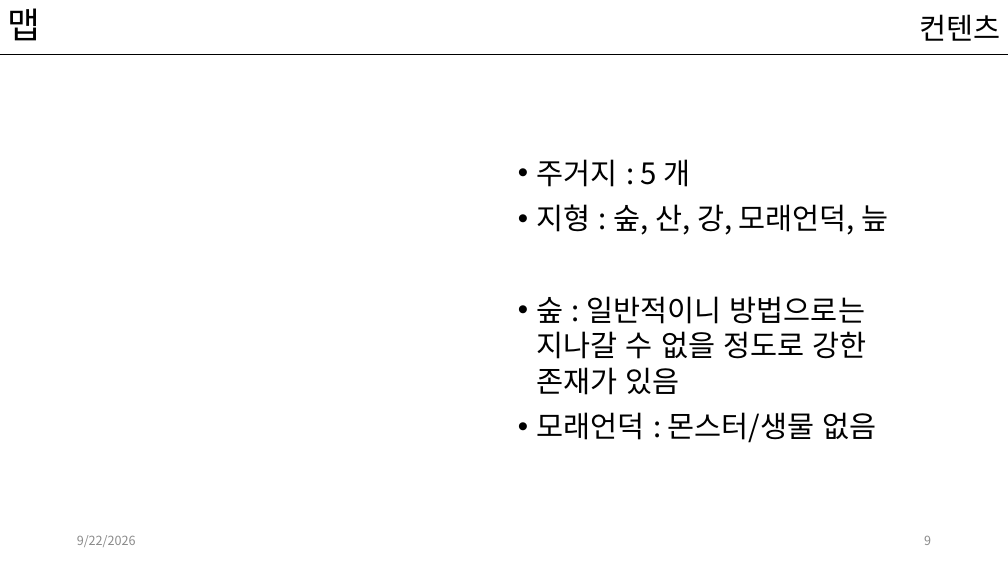
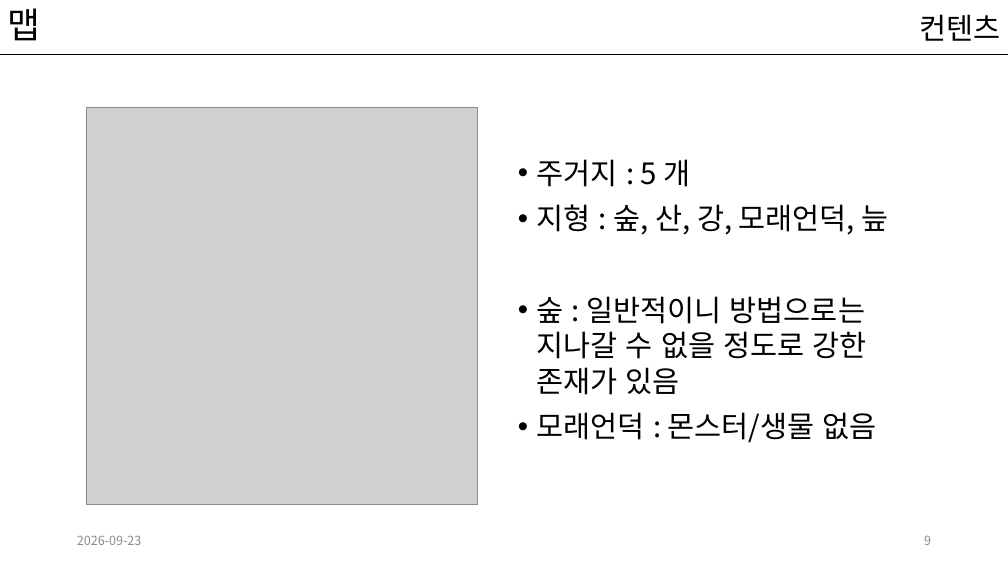
Before and after one commit to kwakyerin/2026_Graduation_Project, a slide deck: slide 9 of documents/HyunahKwon/design/designing/for_pro_pt/배트와 달트_평가pt.pptx. Drawn at 1008x567 pixels with LibreOffice and Linux fonts; fonts in the diff are those of the drawing; grey boxes stand for pictures. Boxes give left, top, right and bottom in pixels: in the first picture for what was removed or moved away, otherwise in the second. Text is boxed around its words. In the diff, an @@ line names an element or a change of style, - is before the commit and + after.

```diff
--- a/documents/HyunahKwon/design/designing/for_pro_pt/배트와 달트_평가pt.pptx
+++ b/documents/HyunahKwon/design/designing/for_pro_pt/배트와 달트_평가pt.pptx
@@ picture added at (86, 107, 477, 504) @@
@@ text at (77, 536, 142, 545): text changed @@
-9/22/2026
+2026-09-23
```
Also in this commit, not shown: 15 other slides changed, 1 slide added, 8 slides removed, 1 other file.
